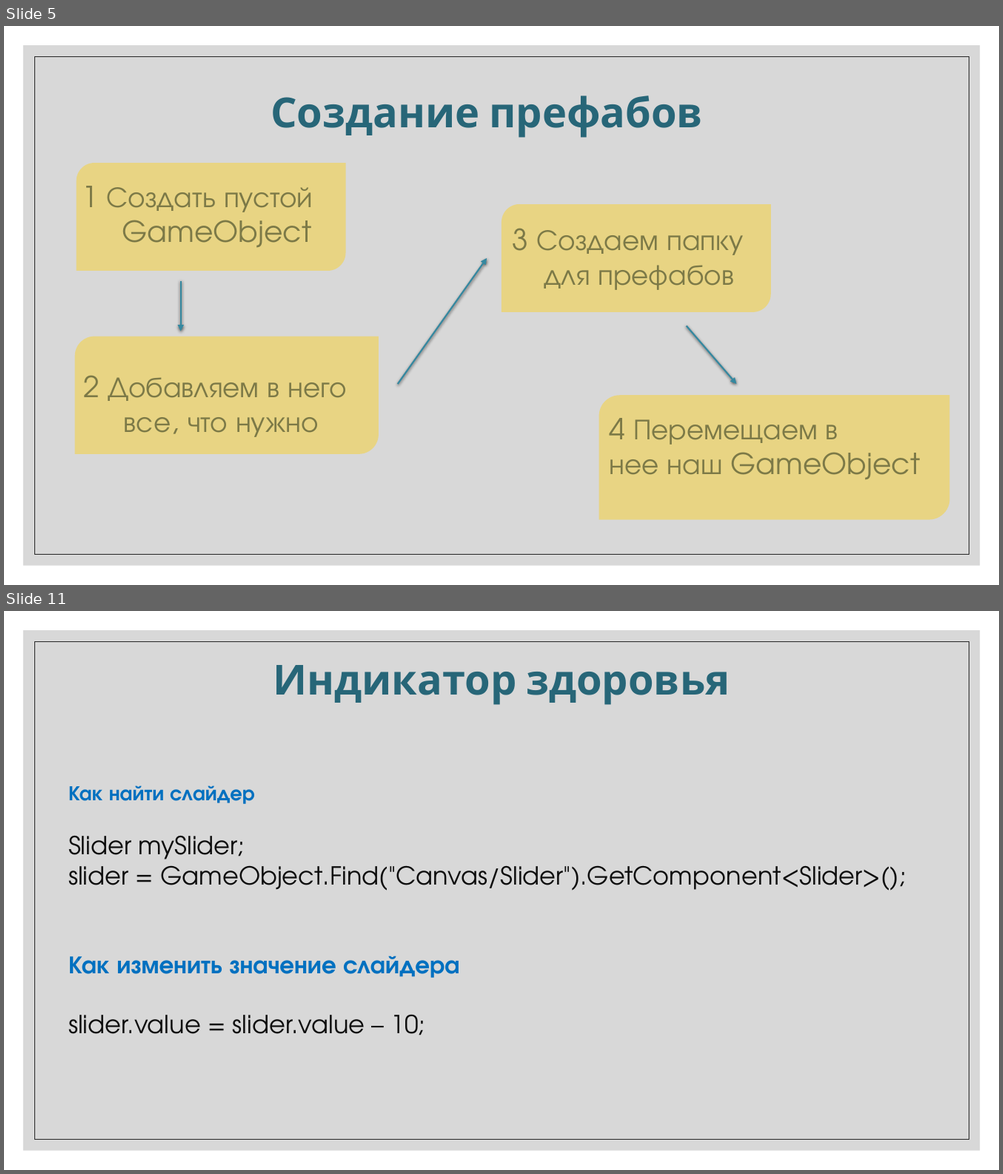
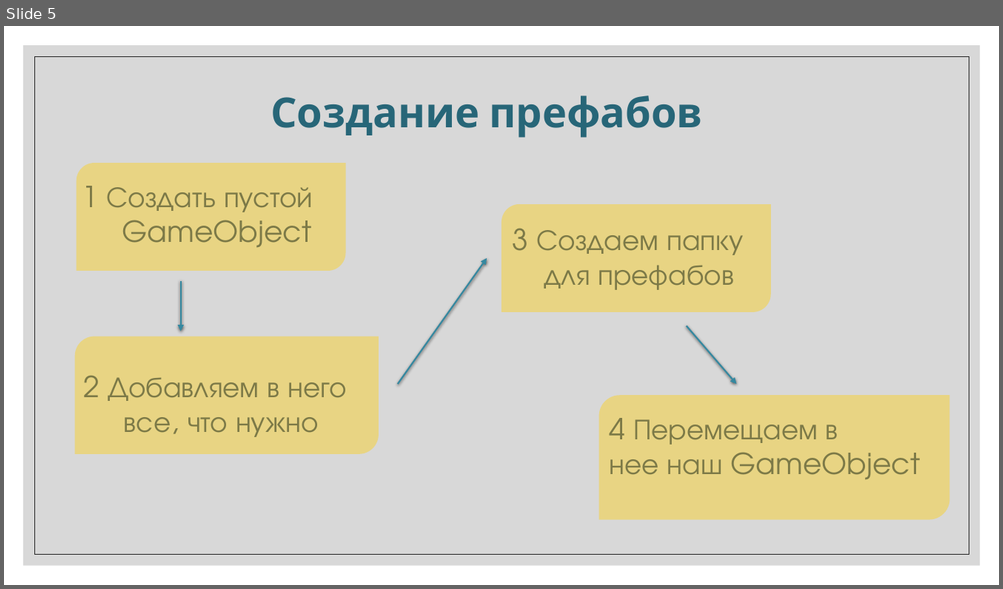
Before and after one commit to IriEfremova/LessonsCube, a slide deck: Unity/Lesson6/Prefab.pptx. Shown one above the other, each under a label of ours: slides 5 and 11 before the commit, slide 5 after it; the slides between them are not shown. The pictures are 1003x1174 and 1003x589 pixels, drawn with LibreOffice and Linux fonts; fonts in the diff are those of the drawing. Boxes give left, top, right and bottom in pixels: in the first picture for what was removed or moved away, otherwise in the second. Text is boxed around its words. In the diff, an @@ line names an element or a change of style, - is before the commit and + after.

```diff
--- a/Unity/Lesson6/Prefab.pptx
+++ b/Unity/Lesson6/Prefab.pptx
@@ slide 11 removed at [4,611,999,1170], background #FFFFFF; not listed: 2 template elements that a slide beside it also shows @@
@@ text removed at [273,665,729,705] @@
-Индикатор здоровья
@@ text removed at [68,786,905,1036] @@
-Как найти слайдер
-Slider mySlider;
-slider = GameObject.Find("Canvas/Slider").GetComponent<Slider>();
-Как изменить значение слайдера
-slider.value = slider.value – 10;
```
Also in this commit, not shown: 5 slides changed, 4 slides added, 4 other slides removed.
